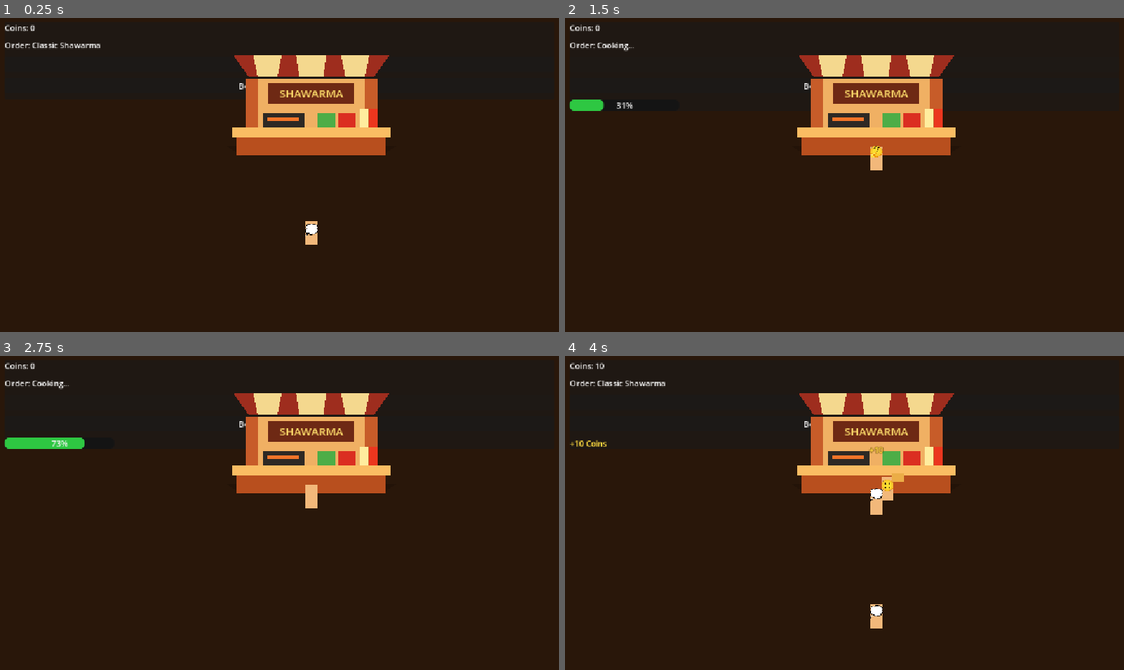
Above: before the commit, frames 1-4 (two rows, left to right).
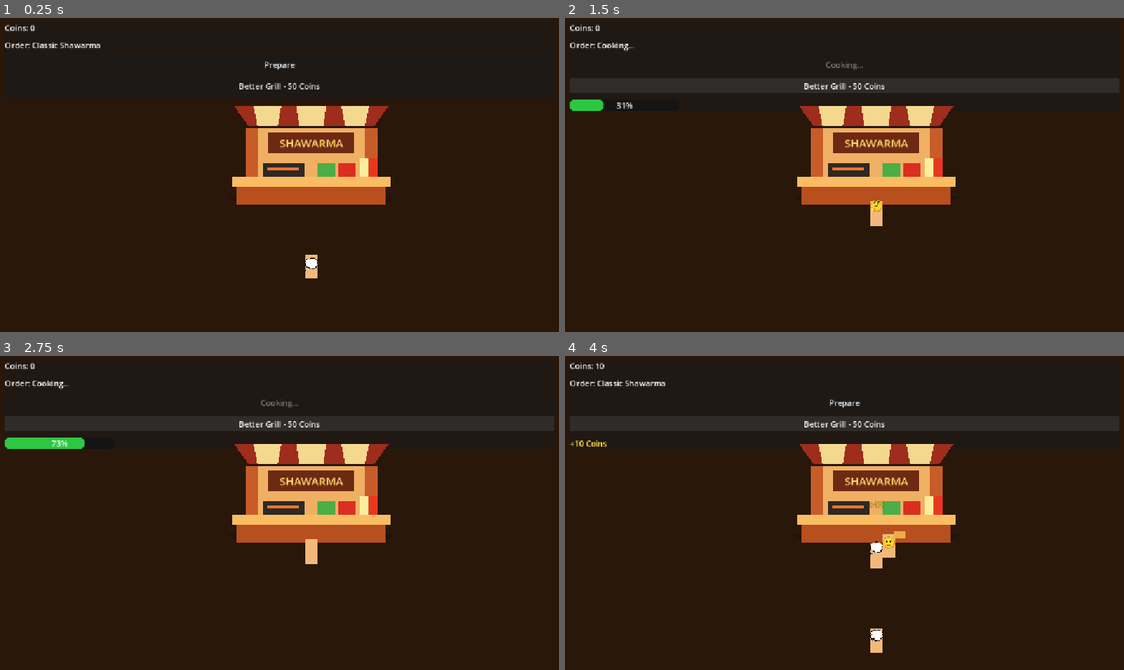
Above: after the commit, the same moments.

Repository: pyto159/ShawarmaEmpire
Game: Godot game, scene res://Scenes/Main.tscn
Same seed, same stepped clock (60 frames per second), same inputs: the game is played once before the commit and once after it.
Inputs:
- Up to frame 1 (0.25 s): no input
- Up to frame 2 (1.5 s): click "Prepare" at 0.5 s; click "Better Grill - 50 Coins" at 1.25 s
- Up to frame 3 (2.75 s): click "Better Grill - 50 Coins" at 2 s
- Up to frame 4 (4 s): click "Better Grill - 50 Coins" at 2.75 s

The runs differ from the first frame. In frame 1, 12% of the frame differs, in the area x 41-70%, y 11-83%; in frame 2, 11%; in frame 3, 11%; in frame 4, 12%, in the area x 41-70%, y 11-95%.

Commit message:
Fix kiosk layout overlap

Diff:
--- a/shawarma-empire/Scenes/Main.tscn
+++ b/shawarma-empire/Scenes/Main.tscn
@@ -52,32 +52,32 @@
 queue_capacity = 5
 
 [node name="service_position" type="Marker2D" parent="World/CustomerQueue"]
-position = Vector2(640, 300)
+position = Vector2(640, 410)
 script = ExtResource("4_queue_point")
 priority = 40
 
 [node name="waiting_position_1" type="Marker2D" parent="World/CustomerQueue"]
-position = Vector2(640, 380)
+position = Vector2(640, 480)
 script = ExtResource("4_queue_point")
 priority = 30
 
 [node name="waiting_position_2" type="Marker2D" parent="World/CustomerQueue"]
-position = Vector2(640, 460)
+position = Vector2(640, 550)
 script = ExtResource("4_queue_point")
 priority = 20
 
 [node name="waiting_position_3" type="Marker2D" parent="World/CustomerQueue"]
-position = Vector2(640, 540)
+position = Vector2(640, 620)
 script = ExtResource("4_queue_point")
 priority = 10
 
 [node name="waiting_position_4" type="Marker2D" parent="World/CustomerQueue"]
-position = Vector2(640, 620)
+position = Vector2(640, 670)
 script = ExtResource("4_queue_point")
 priority = 0
 
 [node name="ShawarmaStand" type="Node2D" parent="World"]
-position = Vector2(640, 180)
+position = Vector2(640, 280)
 script = ExtResource("5_stand")
 queue_system_path = NodePath("../CustomerQueue")
 
